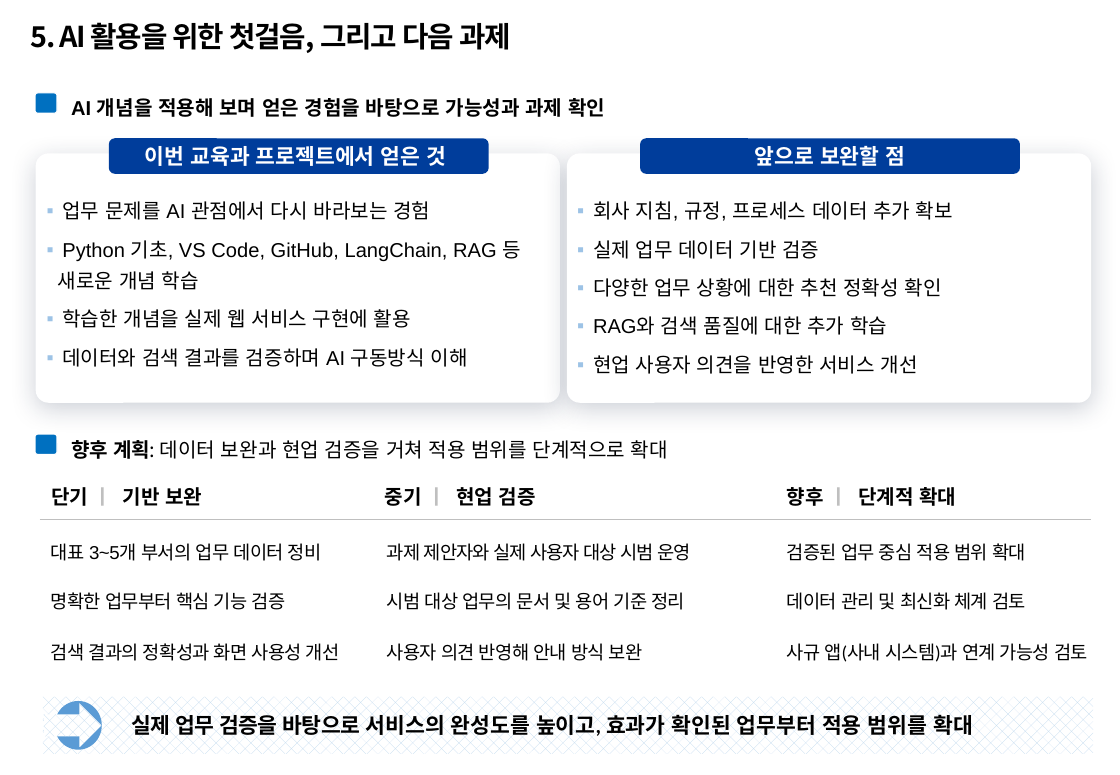
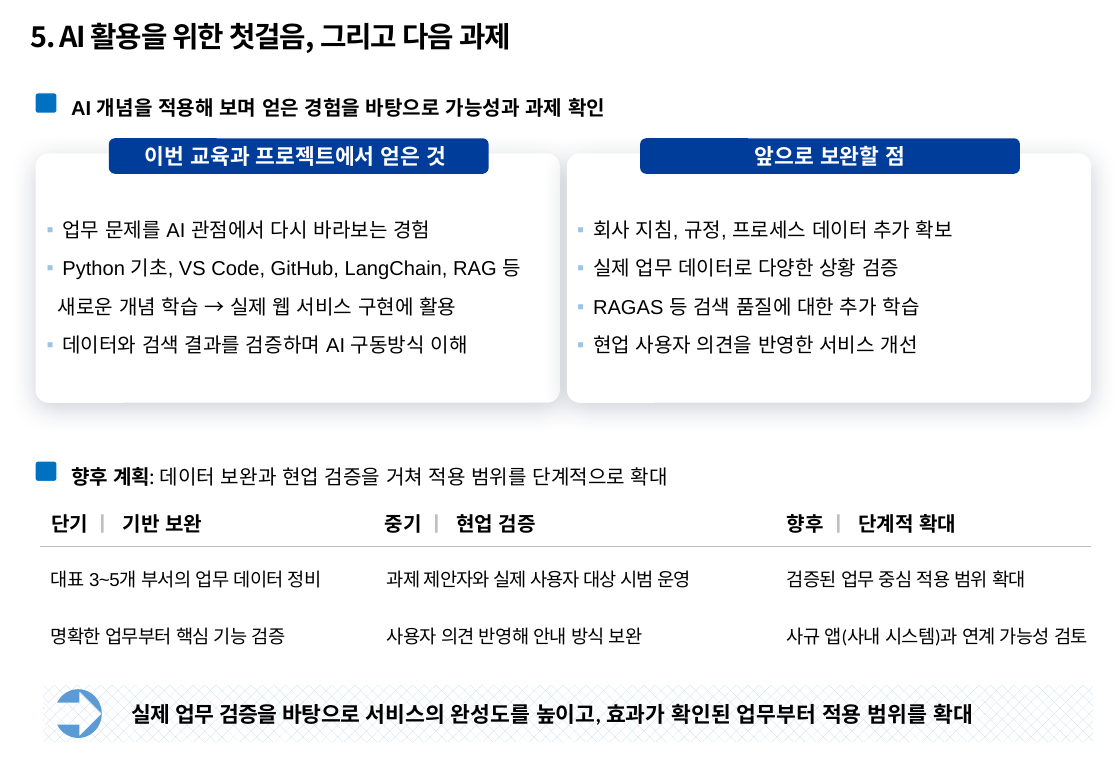
Before and after one commit to temmi81-hue/department-rag-eval, a slide deck: slide 6 of presentation/260916_AI활용_업무지침네비게이터_4차 수정.pptx. Drawn at 1120x775 pixels with LibreOffice and Linux fonts; fonts in the diff are those of the drawing; background and template pictures are left out. Boxes give left, top, right and bottom in pixels: in the first picture for what was removed or moved away, otherwise in the second. Text is boxed around its words. In the diff, an @@ line names an element or a change of style, - is before the commit and + after.

```diff
--- a/presentation/260916_AI활용_업무지침네비게이터_4차 수정.pptx
+++ b/presentation/260916_AI활용_업무지침네비게이터_4차 수정.pptx
@@ text "업무 문제를 AI 관점에서 다시 ...": place and size @@
-text "업무 문제를 AI 관점에서 다시 ..." at [58, 201, 521, 367]
+text "업무 문제를 AI 관점에서 다시 ..." at [58, 220, 521, 354]
@@ text "회사 지침, 규정, 프로세스 데이터 ...": place and size @@
-text "회사 지침, 규정, 프로세스 데이터 ..." at [593, 201, 953, 374]
+text "회사 지침, 규정, 프로세스 데이터 ..." at [593, 220, 953, 354]
@@ text at [62, 258, 521, 279]: more space between paragraphs @@
@@ text at [593, 258, 920, 316]: text changed @@
-▪ 실제 업무 데이터 기반 검증
-▪ 다양한 업무 상황에 대한 추천 정확성 확인
-▪ RAG와 검색 품질에 대한 추가 학습
+▪ 실제 업무 데이터로 다양한 상황 검증
+▪ RAGAS 등 검색 품질에 대한 추가 학습
@@ text at [58, 297, 456, 316]: text changed @@
-새로운 개념 학습
-▪ 학습한 개념을 실제 웹 서비스 구현에 활용
+새로운 개념 학습 → 실제 웹 서비스 구현에 활용
@@ 10 texts, 1 rounded rectangle: place and size @@
-10 texts, 1 rounded rectangle at [35, 434, 1026, 561]
+10 texts, 1 rounded rectangle at [35, 461, 1026, 588]
@@ line moved from (40, 519) - (1092, 519) to (40, 547) - (1092, 547) @@
@@ text removed at [387, 592, 685, 610] @@
-시범 대상 업무의 문서 및 용어 기준 정리
@@ text removed at [787, 592, 1026, 610] @@
-데이터 관리 및 최신화 체계 검토
@@ text "명확한 업무부터 핵심 기능 검증": place and size @@
-text "명확한 업무부터 핵심 기능 검증" at [51, 592, 286, 610]
+text "명확한 업무부터 핵심 기능 검증" at [51, 627, 286, 645]
@@ text "사용자 의견 반영해 안내 방식 ...": place and size @@
-text "사용자 의견 반영해 안내 방식 ..." at [387, 643, 643, 661]
+text "사용자 의견 반영해 안내 방식 ..." at [387, 627, 643, 645]
@@ text "사규 앱(사내 시스템)과 연계 가능성 ...": place and size @@
-text "사규 앱(사내 시스템)과 연계 가능성 ..." at [787, 643, 1088, 662]
+text "사규 앱(사내 시스템)과 연계 가능성 ..." at [787, 627, 1088, 646]
@@ text removed at [51, 643, 340, 661] @@
-검색 결과의 정확성과 화면 사용성 개선
@@ 1 text, 1 ellipse, 1 right arrow: place and size @@
-1 text, 1 ellipse, 1 right arrow at [43, 701, 973, 750]
+1 text, 1 ellipse, 1 right arrow at [43, 690, 973, 738]
```
Also in this commit, not shown: 3 other slides changed, 2 other files.
